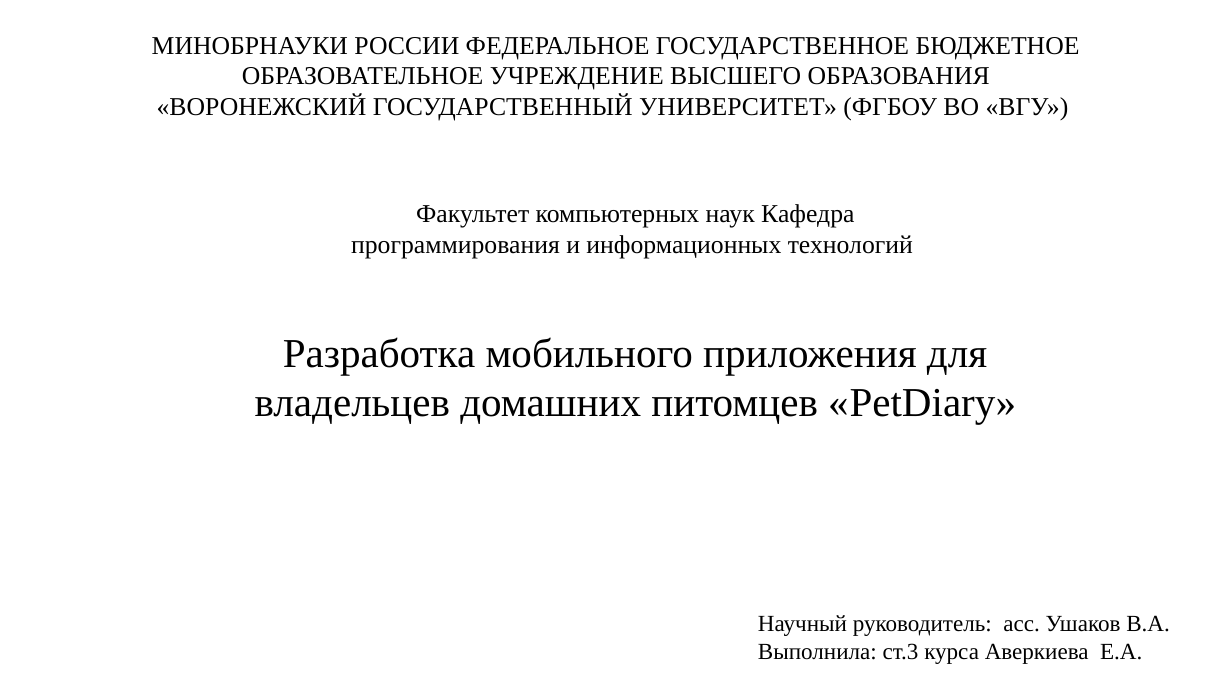
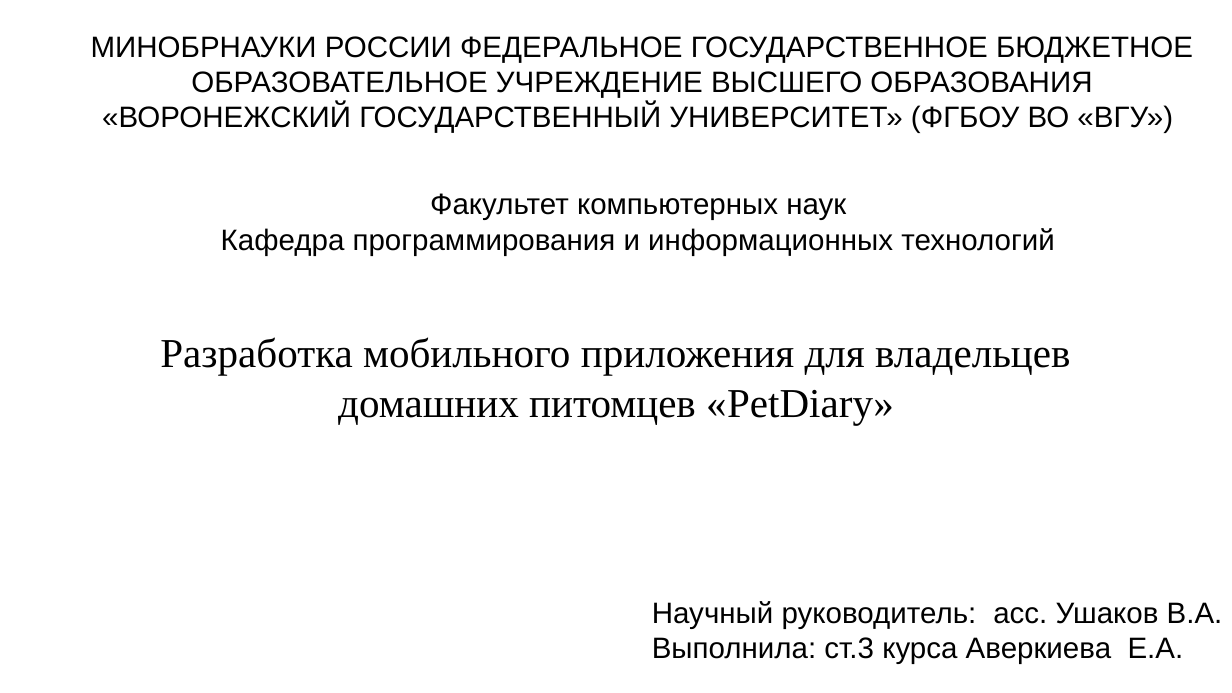
Before and after one commit to kattrin0/petDiarry_, a slide deck: slide 1 of documentation/презентация_PetDiary.pptx. Drawn at 1232x693 pixels with LibreOffice and Linux fonts; fonts in the diff are those of the drawing. Boxes give left, top, right and bottom in pixels: in the first picture for what was removed or moved away, otherwise in the second. Text is boxed around its words. In the diff, an @@ line names an element or a change of style, - is before the commit and + after.

```diff
--- a/documentation/презентация_PetDiary.pptx
+++ b/documentation/презентация_PetDiary.pptx
@@ text "МИНОБРНАУКИ РОССИИ ФЕДЕРАЛЬНОЕ ГОСУДАРСТВЕННОЕ БЮДЖЕТНОЕ ...": place and size @@
-text "МИНОБРНАУКИ РОССИИ ФЕДЕРАЛЬНОЕ ГОСУДАРСТВЕННОЕ БЮДЖЕТНОЕ ..." at [152, 37, 1080, 121]
+text "МИНОБРНАУКИ РОССИИ ФЕДЕРАЛЬНОЕ ГОСУДАРСТВЕННОЕ БЮДЖЕТНОЕ ..." at [91, 36, 1193, 133]
@@ text "МИНОБРНАУКИ РОССИИ ФЕДЕРАЛЬНОЕ ГОСУДАРСТВЕННОЕ БЮДЖЕТНОЕ ..." at [91, 36, 1193, 133]: size 20 to 23 pt, font Times New Roman to Arial @@
@@ text at [221, 193, 1054, 256]: text changed; size 20 to 23 pt; font Times New Roman to Arial @@
-Факультет компьютерных наук Кафедра программирования и информационных технологий
+Факультет компьютерных наук
+Кафедра программирования и информационных технологий
@@ text "Разработка мобильного приложения для владельцев ..." rewrapped from [255, 337, 1016, 424] to [160, 337, 1071, 425] @@
@@ text "Научный руководитель: асс. Ушаков В.А.": place and size @@
-text "Научный руководитель: асс. Ушаков В.А." at [758, 615, 1170, 664]
+text "Научный руководитель: асс. Ушаков В.А." at [652, 601, 1223, 664]
@@ text "Научный руководитель: асс. Ушаков В.А." at [652, 601, 1223, 664]: size 18 to 23 pt, font Times New Roman to Arial @@
```
Also in this commit, not shown: 5 other slides changed, 2 slides added, 2 slides removed.
